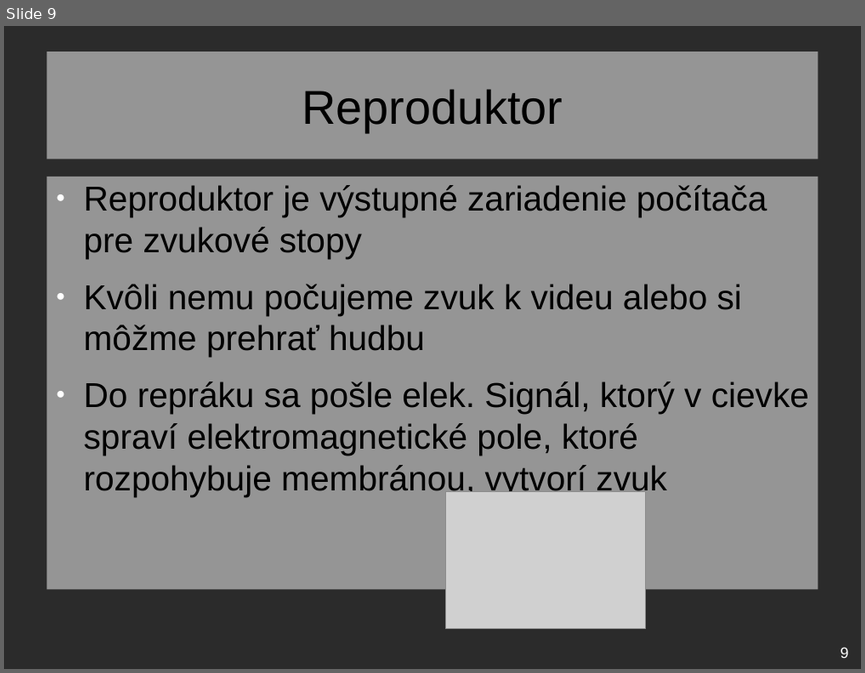
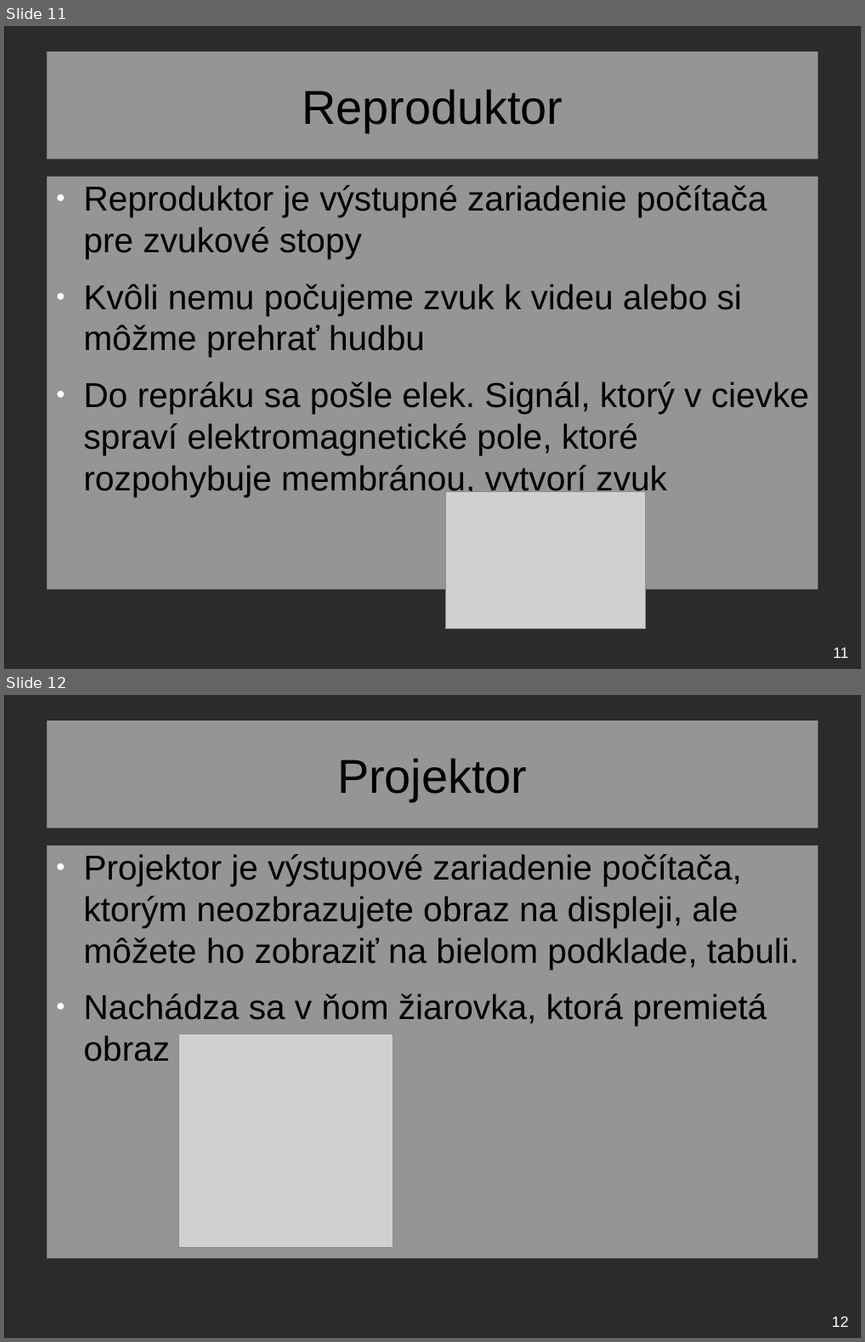
Before and after one commit to ZekoSNB/School, a slide deck: ASW/zariadenia.odp. Shown one above the other, each under a label of ours: slide 9 before the commit, slides 11 and 12 after it. The pictures are 865x673 and 865x1342 pixels, drawn with LibreOffice and Linux fonts; fonts in the diff are those of the drawing; grey boxes stand for pictures; background and template pictures are left out; a plain dark background stands for a picture behind light text. Boxes give left, top, right and bottom in pixels: in the first picture for what was removed or moved away, otherwise in the second. Text is boxed around its words. In the diff, an @@ line names an element or a change of style, - is before the commit and + after.

```diff
--- a/ASW/zariadenia.odp
+++ b/ASW/zariadenia.odp
@@ slide 12 added at [4,695,861,1338], background picture (left out) @@
@@ title added at [46,721,818,828], fill #FFFFFF at 50% opacity, 44 pt, text #000000 @@
+Projektor
@@ text added at [46,845,818,1258], fill #FFFFFF at 50% opacity, 32 pt, text #000000 @@
+● Projektor je výstupové zariadenie počítača, ktorým neozbrazujete obraz na displeji, ale môžete ho zobraziť na bielom podklade, tabuli.
+● Nachádza sa v ňom žiarovka, ktorá premietá obraz
@@ picture added at [179,1034,392,1247] @@
@@ page number added at [832,1315,849,1327], 14 pt, text #FFFFFF @@
+12
@@ what was slide 9 is now slide 11 @@
@@ page number at [833,646,848,658]: text changed @@
-9
+11
```
Also in this commit, not shown: 1 slide changed, 5 other slides added, 1 slide removed, 1 other file.
